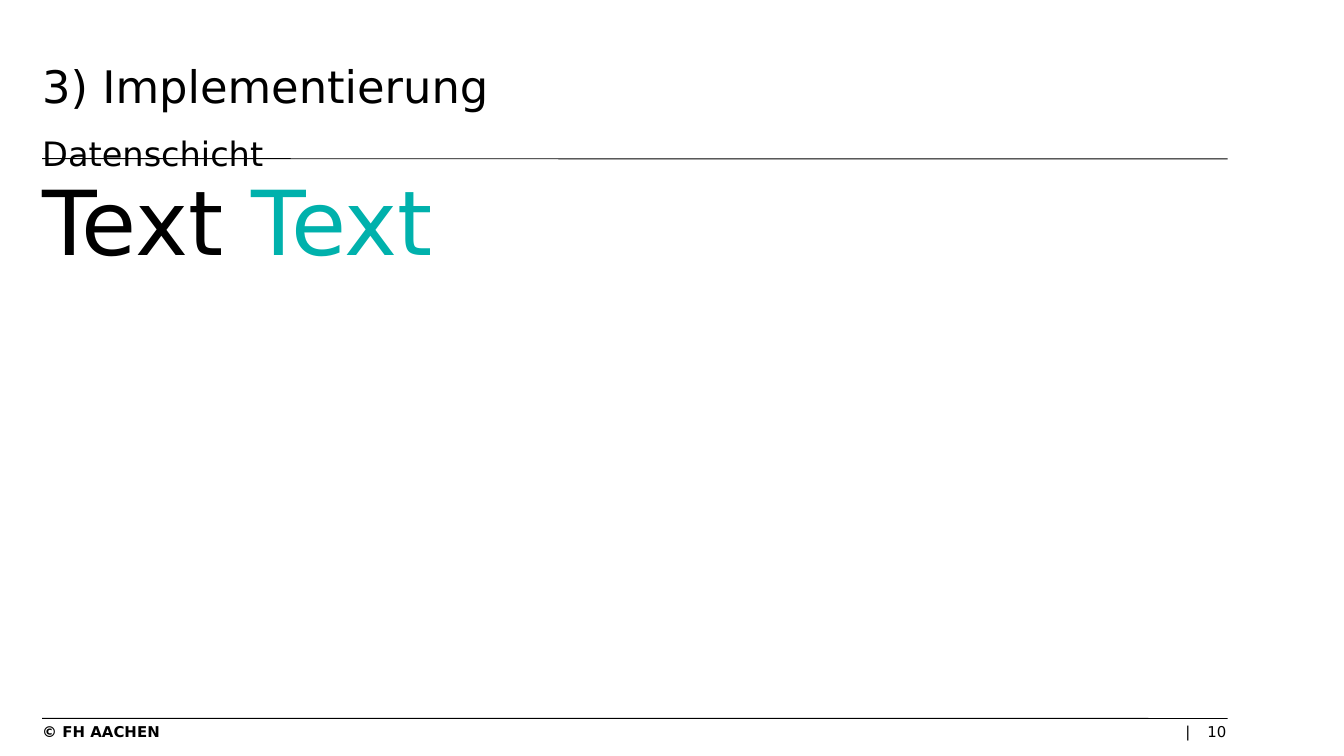
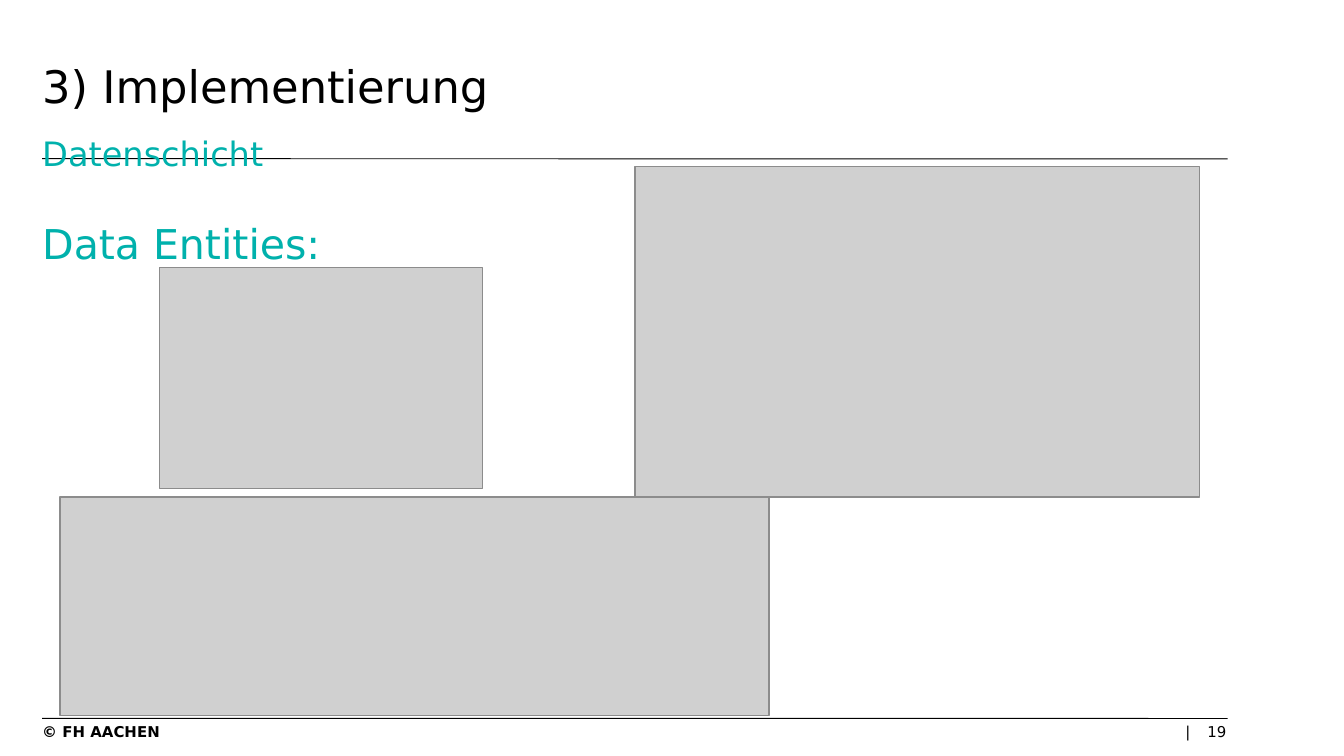
Before and after one commit to levithas/Bachelorprojekt, a slide deck: slide 19 of Dokumentation/Präsentation.pptx (slide 10 before the commit). Drawn at 1344x756 pixels with LibreOffice and Linux fonts; fonts in the diff are those of the drawing; grey boxes stand for pictures; background and template pictures are left out. Boxes give left, top, right and bottom in pixels: in the first picture for what was removed or moved away, otherwise in the second. Text is boxed around its words. In the diff, an @@ line names an element or a change of style, - is before the commit and + after.

```diff
--- a/Dokumentation/Präsentation.pptx
+++ b/Dokumentation/Präsentation.pptx
@@ title "3) Implementierung Datenschicht" at (x1=42, y1=69, x2=488, y2=167): text colour #000000 to #00B1AC in "Datenschicht" @@
@@ picture added at (x1=634, y1=167, x2=1199, y2=497) @@
@@ text removed at (x1=42, y1=189, x2=433, y2=257) @@
-Text Text
@@ text added at (x1=42, y1=227, x2=320, y2=269), 22 pt, text #00B1AC @@
+Data Entities:
@@ picture added at (x1=160, y1=267, x2=482, y2=488) @@
@@ picture added at (x1=60, y1=497, x2=770, y2=715) @@
@@ page number at (x1=1207, y1=726, x2=1226, y2=738): text changed @@
-10
+19
```
Also in this commit, not shown: 15 other slides changed, 16 slides added, 5 slides removed, 4 other files.
